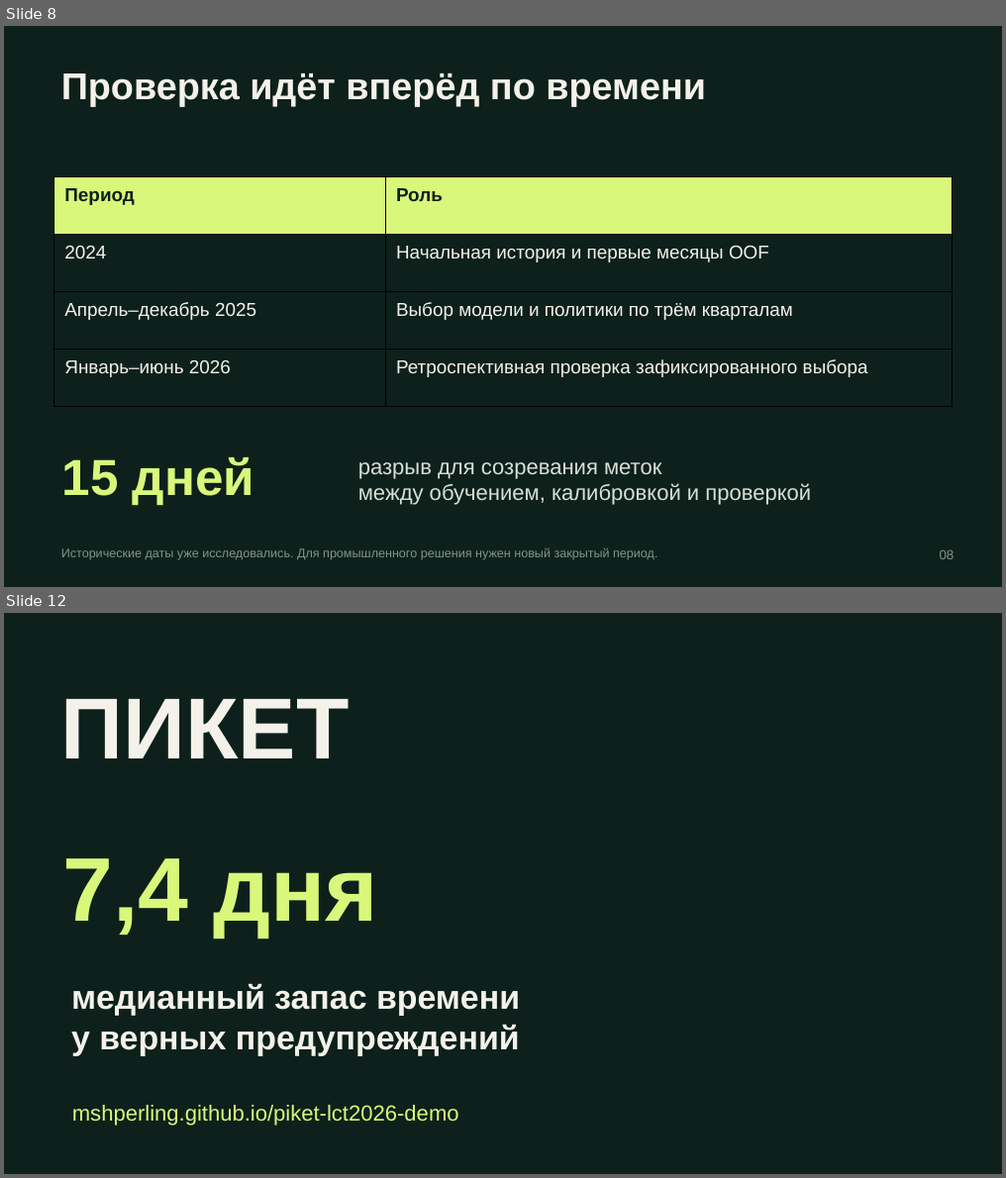
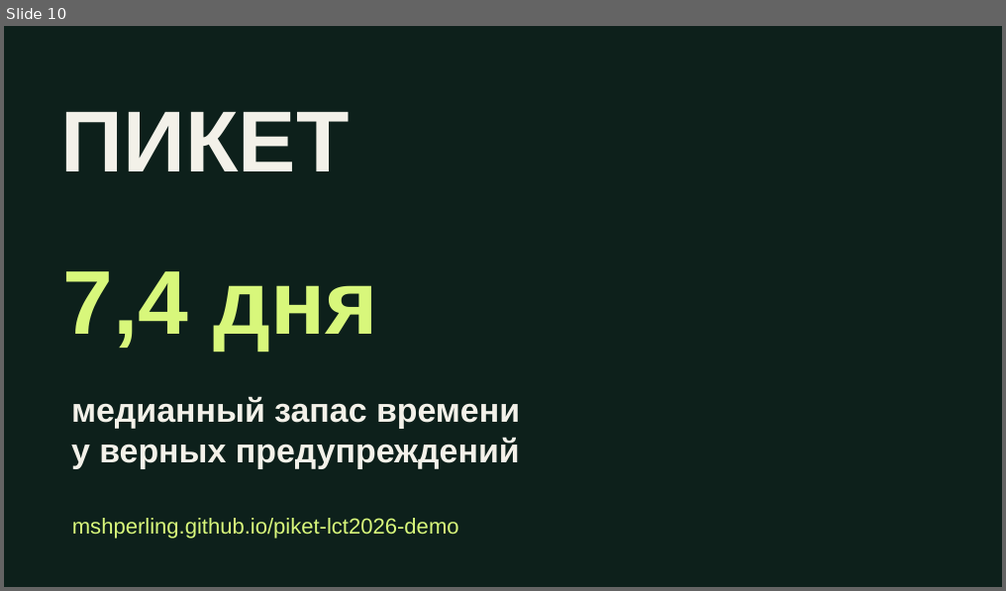
Before and after one commit to mshperling/piket-lct2026-demo, a slide deck: PIKET_LCT2026.pptx. Shown one above the other, each under a label of ours: slides 8 and 12 before the commit, slide 10 after it; the slides between them are not shown. The pictures are 1006x1178 and 1006x591 pixels, drawn with LibreOffice and Linux fonts; fonts in the diff are those of the drawing. Boxes give left, top, right and bottom in pixels: in the first picture for what was removed or moved away, otherwise in the second. Text is boxed around its words. In the diff, an @@ line names an element or a change of style, - is before the commit and + after.

```diff
--- a/PIKET_LCT2026.pptx
+++ b/PIKET_LCT2026.pptx
@@ slide 8 removed at (x1=4, y1=26, x2=1002, y2=587), background #0D201B @@
@@ text removed at (x1=61, y1=74, x2=706, y2=106) @@
-Проверка идёт вперёд по времени
@@ table removed at (x1=54, y1=177, x2=952, y2=406), 4 rows, 2 columns @@
-Период | Роль
-2024 | Начальная история и первые месяцы OOF
-Апрель–декабрь 2025 | Выбор модели и политики по трём кварталам
-Январь–июнь 2026 | Ретроспективная проверка зафиксированного выбора
@@ text removed at (x1=62, y1=458, x2=254, y2=505) @@
-15 дней
@@ text removed at (x1=358, y1=463, x2=811, y2=505) @@
-разрыв для созревания меток
-между обучением, калибровкой и проверкой
@@ text removed at (x1=61, y1=549, x2=657, y2=561) @@
-Исторические даты уже исследовались. Для промышленного решения нужен новый закрытый период.
@@ text removed at (x1=940, y1=550, x2=954, y2=560) @@
-08
@@ what was slide 12 is now slide 10 @@
```
Also in this commit, not shown: 12 slides changed, 5 slides added, 4 other slides removed, 11 other files.
